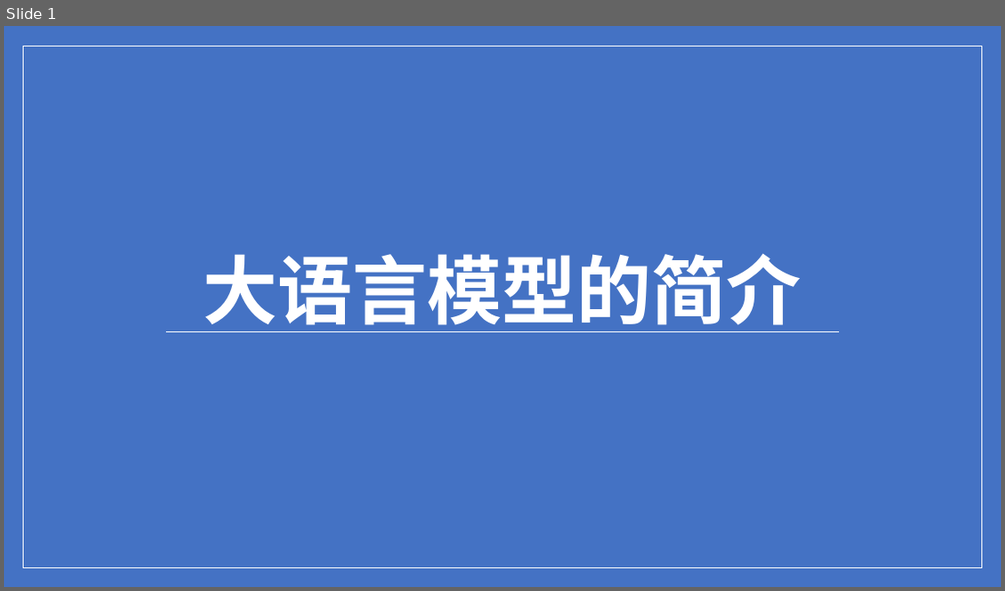
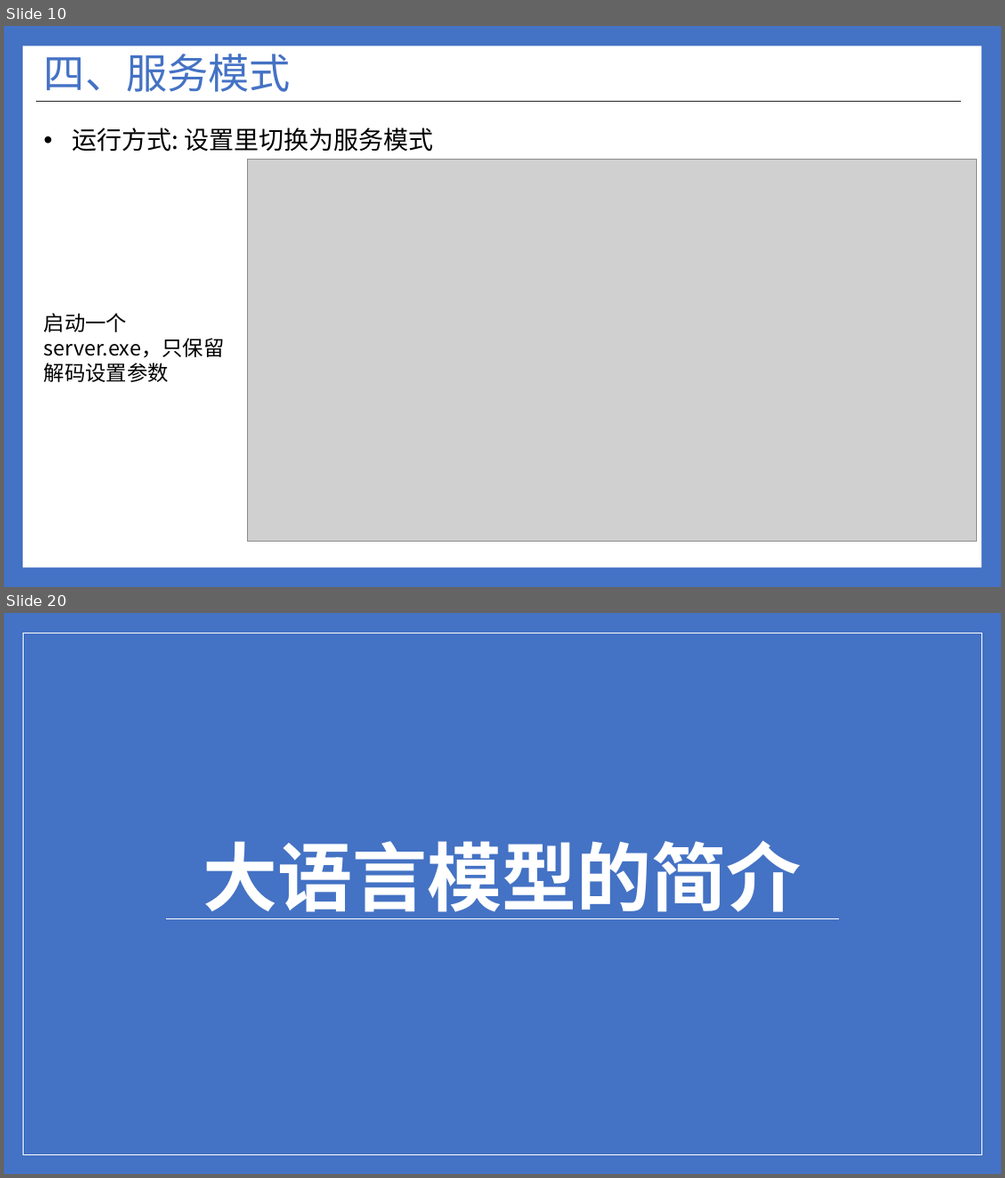
Before and after one commit to ylsdamxssjxxdd/eva, a slide deck: utils/软件介绍.pptx. Shown one above the other, each under a label of ours: slide 1 before the commit, slides 10 and 20 after it; the slides between them are not shown. The pictures are 1005x591 and 1005x1178 pixels, drawn with LibreOffice and Linux fonts; fonts in the diff are those of the drawing; grey boxes stand for pictures. Boxes give left, top, right and bottom in pixels: in the first picture for what was removed or moved away, otherwise in the second. Text is boxed around its words. In the diff, an @@ line names an element or a change of style, - is before the commit and + after.

```diff
--- a/utils/软件介绍.pptx
+++ b/utils/软件介绍.pptx
@@ slide 10 added at (4,26,1001,587), background #4472C4 @@
@@ rectangle added at (23,46,981,567), fill #FFFFFF @@
@@ title added at (44,54,291,92), 39.6 pt, text #4472C4 @@
+四、服务模式
@@ line added from (36, 102) to (961, 102), #262626 1 pt @@
@@ text added at (72,127,433,151), 24 pt, text #000000 @@
+• 运行方式: 设置里切换为服务模式
@@ picture added at (247,159,976,540) @@
@@ text added at (44,313,225,382), 20 pt, text #000000 @@
+启动一个server.exe，只保留解码设置参数
@@ what was slide 1 is now slide 20 @@
```
Also in this commit, not shown: 6 slides changed, 17 other slides added, 1 slide removed, 14 other files.
